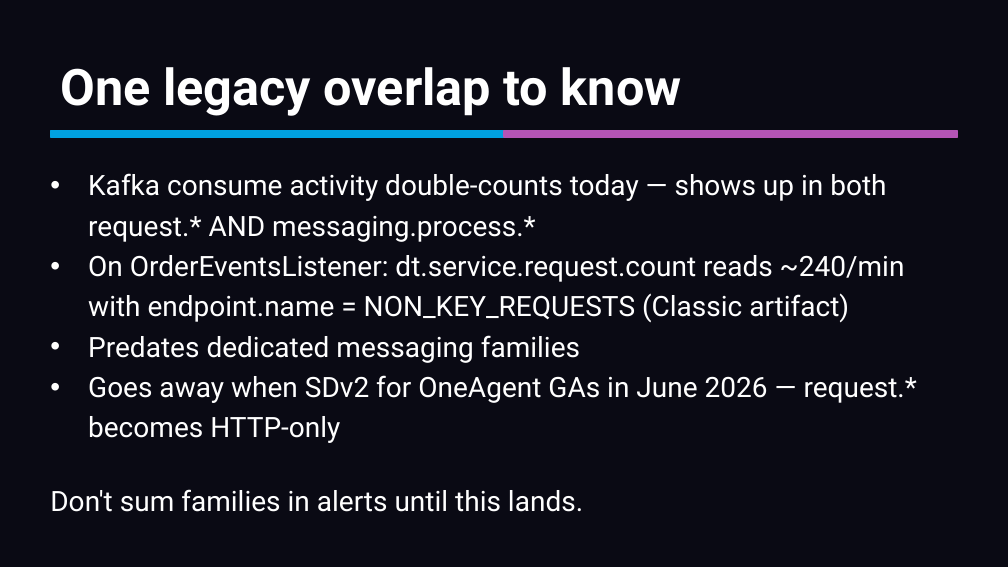
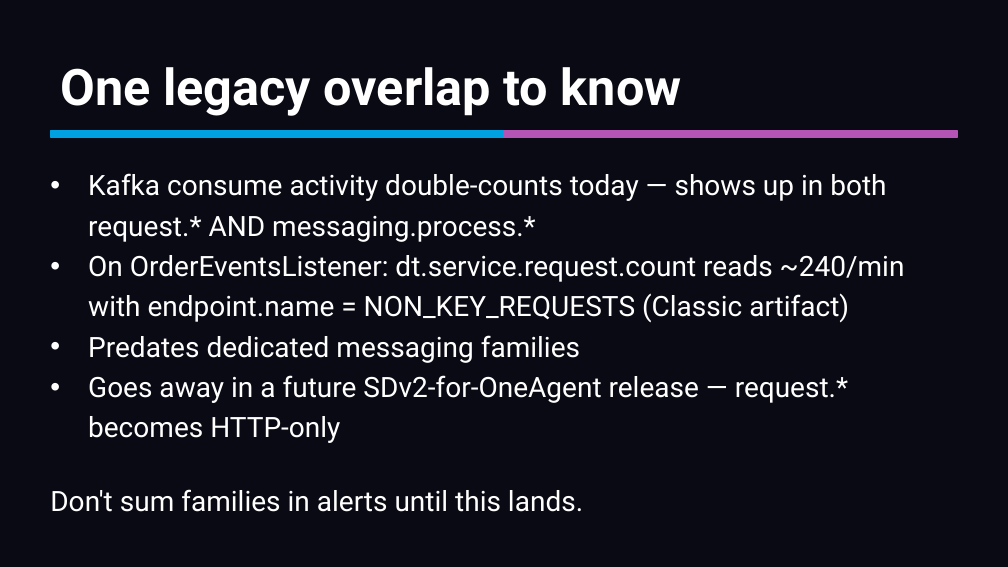
Before and after one commit to mreider/orders-demo, a slide deck: slide 15 of presentation/sdv2-presentation.pptx. Drawn at 1008x567 pixels with LibreOffice and Linux fonts; fonts in the diff are those of the drawing. Boxes give left, top, right and bottom in pixels: in the first picture for what was removed or moved away, otherwise in the second. Text is boxed around its words. In the diff, an @@ line names an element or a change of style, - is before the commit and + after.

```diff
--- a/presentation/sdv2-presentation.pptx
+++ b/presentation/sdv2-presentation.pptx
@@ text at (88,375,848,443): text changed @@
-• Goes away when SDv2 for OneAgent GAs in June 2026 — request.* becomes HTTP-only
+• Goes away in a future SDv2-for-OneAgent release — request.* becomes HTTP-only
```
Also in this commit, not shown: 3 other slides changed, 4 other files.
